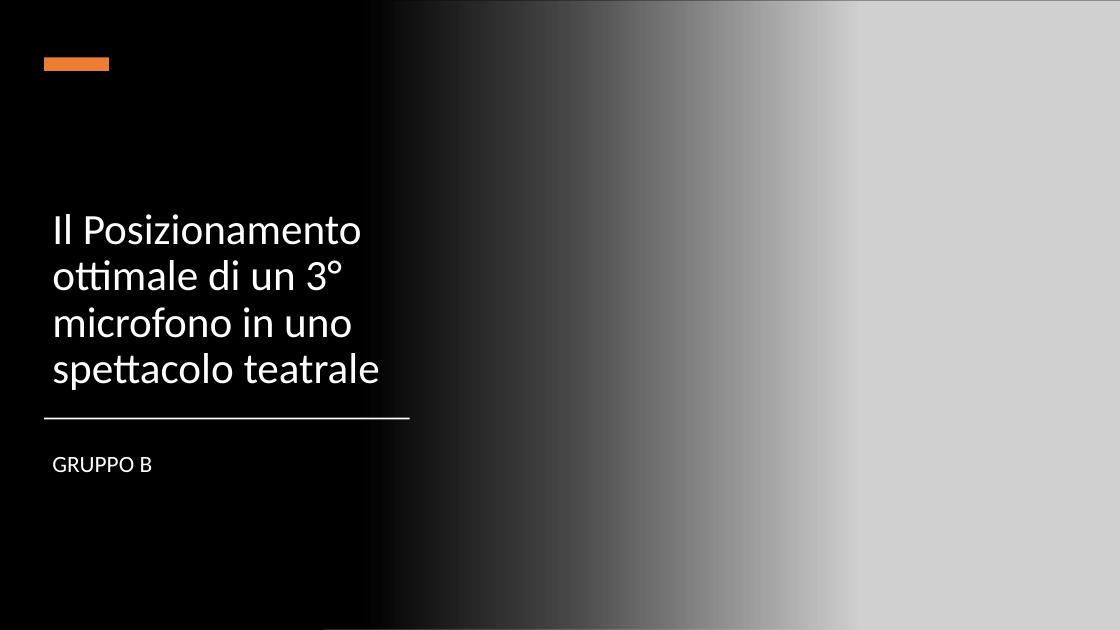
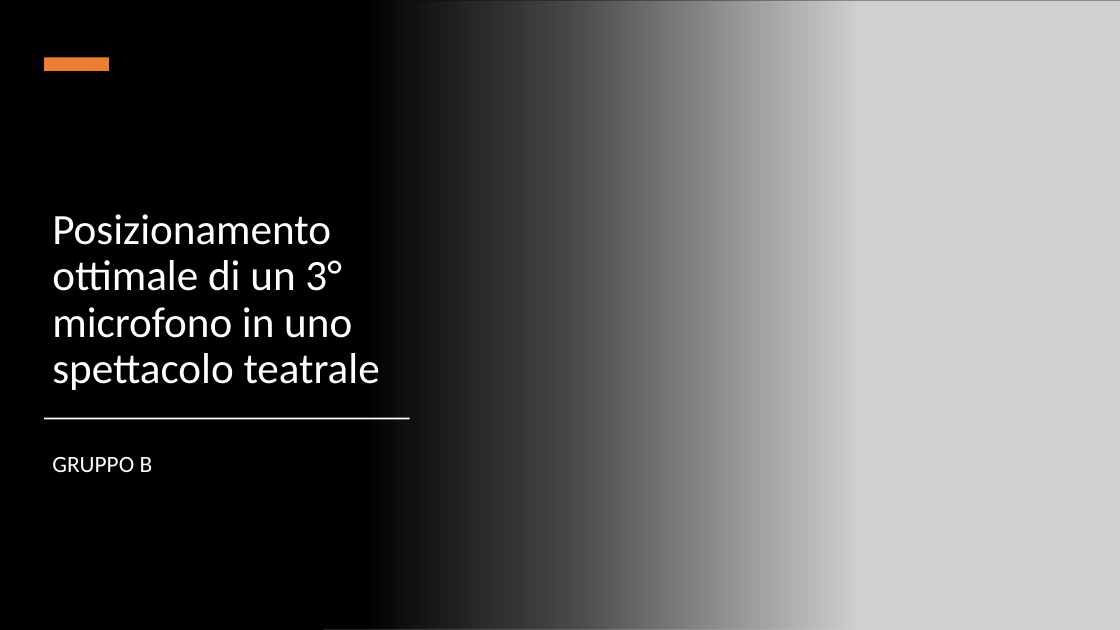
Before and after one commit to af20/mds_decision_making, a slide deck: slide 1 of R/Decision Making slides.pptx. Drawn at 1120x630 pixels with LibreOffice and Linux fonts; fonts in the diff are those of the drawing; grey boxes stand for pictures. Boxes give left, top, right and bottom in pixels: in the first picture for what was removed or moved away, otherwise in the second. Text is boxed around its words. In the diff, an @@ line names an element or a change of style, - is before the commit and + after.

```diff
--- a/R/Decision Making slides.pptx
+++ b/R/Decision Making slides.pptx
@@ title at bbox=[52, 214, 380, 390]: text changed @@
-Il Posizionamento ottimale di un 3° microfono in uno spettacolo teatrale
+Posizionamento ottimale di un 3° microfono in uno spettacolo teatrale
```
Also in this commit, not shown: 9 other slides changed, 1 slide added, 1 other file.
